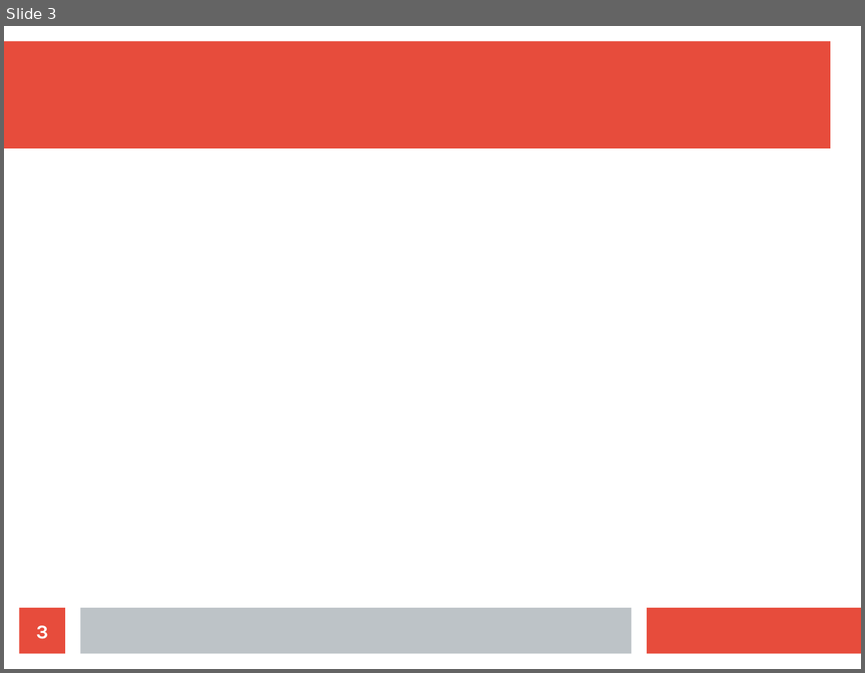
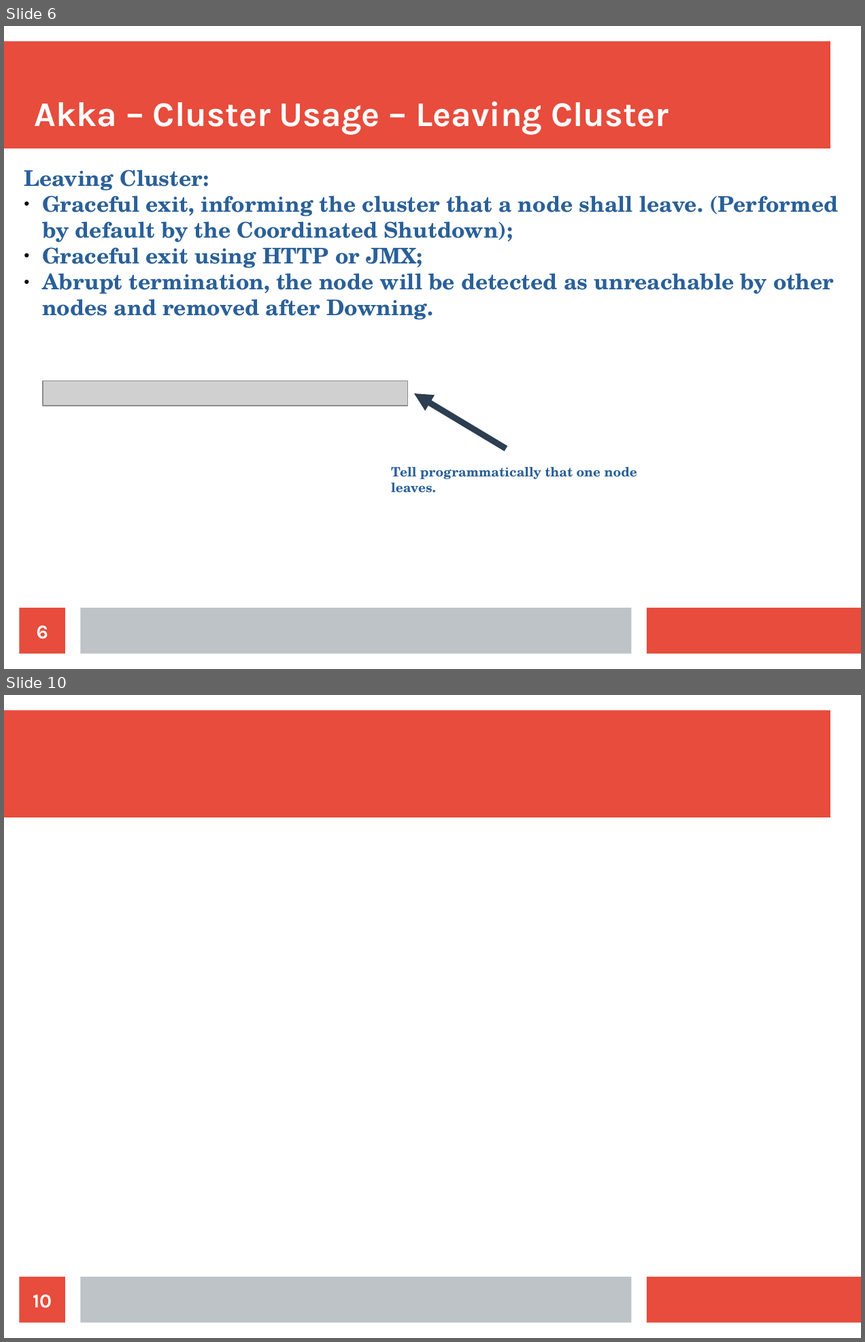
Before and after one commit to bytemania/akka-java-cluster, a slide deck: src/main/resources/res/presentation.odp. Shown one above the other, each under a label of ours: slide 3 before the commit, slides 6 and 10 after it; the slides between them are not shown. The pictures are 865x673 and 865x1342 pixels, drawn with LibreOffice and Linux fonts; fonts in the diff are those of the drawing; grey boxes stand for pictures. Boxes give left, top, right and bottom in pixels: in the first picture for what was removed or moved away, otherwise in the second. Text is boxed around its words. In the diff, an @@ line names an element or a change of style, - is before the commit and + after.

```diff
--- a/src/main/resources/res/presentation.odp
+++ b/src/main/resources/res/presentation.odp
@@ slide 6 added at box(4, 26, 861, 669), background #FFFFFF; not listed: 3 template elements that a slide beside it also shows @@
@@ title added at box(35, 101, 668, 134), 32 pt, text #FFFFFF, bold @@
+Akka – Cluster Usage – Leaving Cluster
@@ text added at box(24, 169, 838, 320), 20 pt, text #2A6099, bold @@
+Leaving Cluster:
+● Graceful exit, informing the cluster that a node shall leave. (Performed by default by the Coordinated Shutdown);
+● Graceful exit using HTTP or JMX;
+● Abrupt termination, the node will be detected as unreachable by other nodes and removed after Downing.
@@ picture added at box(43, 380, 409, 405) @@
@@ arrow added from (507, 448) to (415, 393), #2C3E50 5.67 pt @@
@@ text added at box(391, 467, 637, 492), 12 pt, text #2A6099, bold @@
+Tell programmatically that one node leaves.
@@ page number added at box(20, 607, 65, 654), fill #E74C3C, 18 pt, text #FFFFFF, bold @@
+6
@@ what was slide 3 is now slide 10 @@
@@ page number at box(33, 1294, 52, 1308): text changed @@
-3
+10
```
Also in this commit, not shown: 8 other slides added, 1 slide removed, 2 other files.
